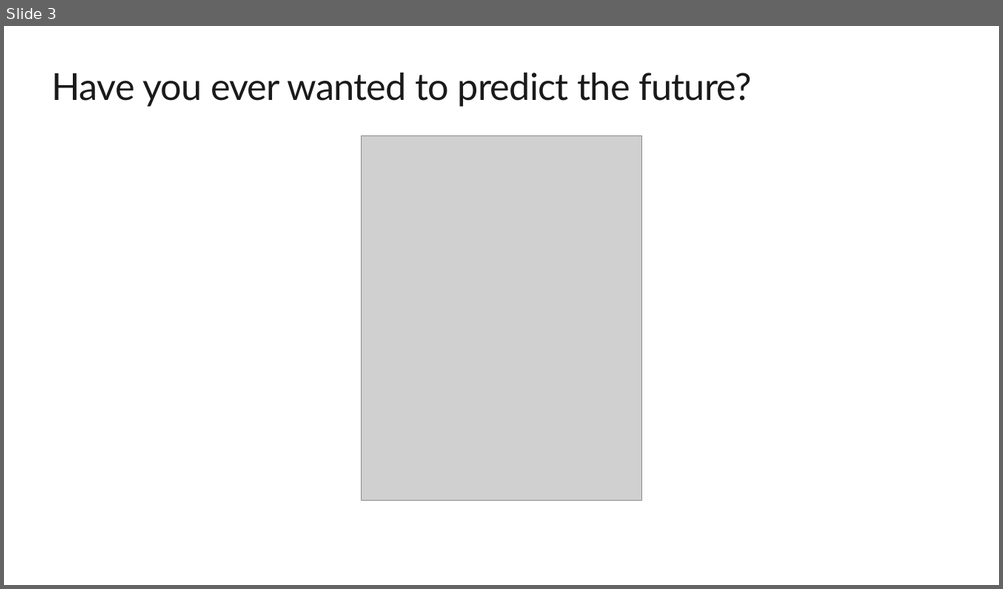
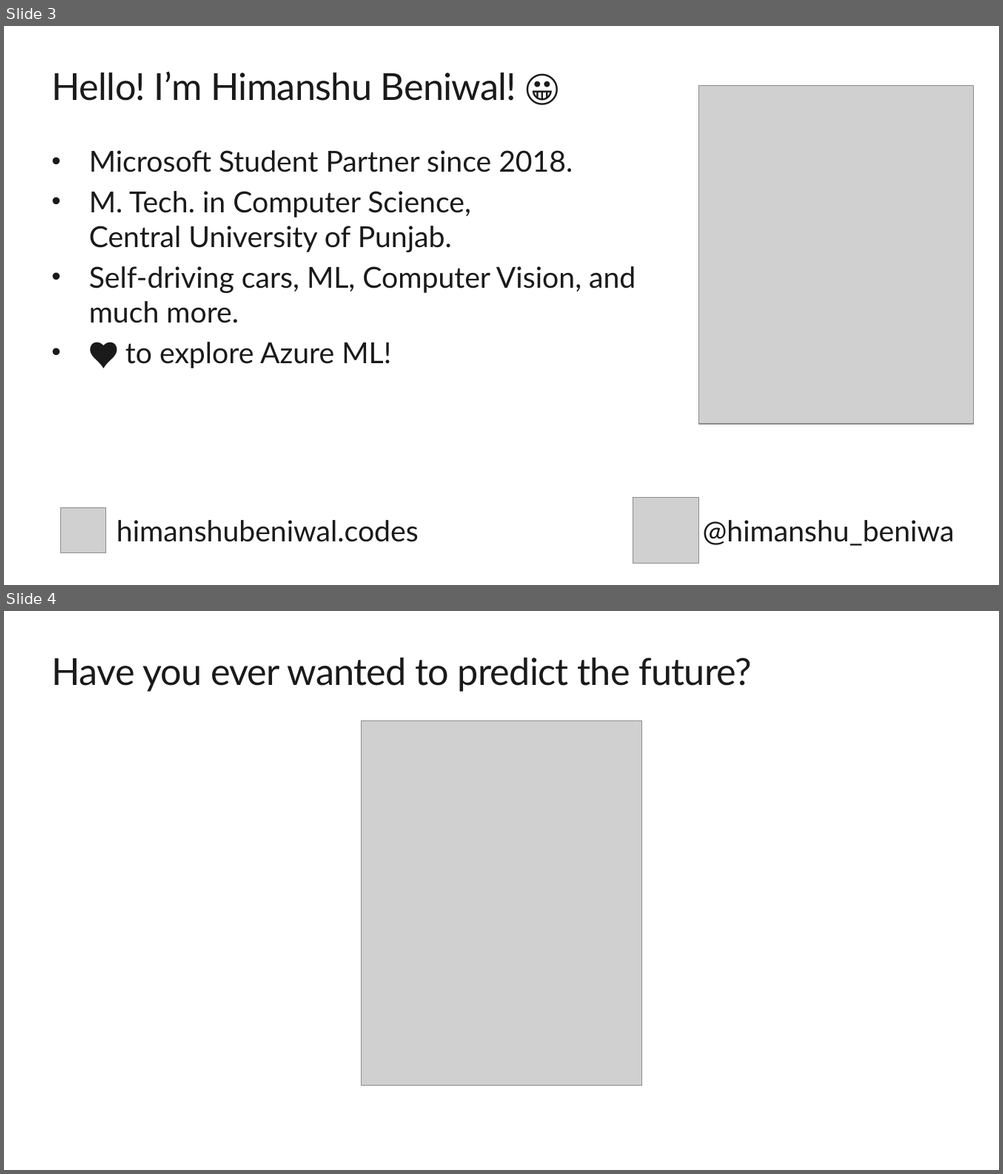
Before and after one commit to himanshubeniwal/Sessions, a slide deck: Final_forDSandML.pptx. Shown one above the other, each under a label of ours: slide 3 before the commit, slides 3 and 4 after it. The pictures are 1003x589 and 1003x1174 pixels, drawn with LibreOffice and Linux fonts; fonts in the diff are those of the drawing; grey boxes stand for pictures; background and template pictures are left out. Boxes give left, top, right and bottom in pixels: in the first picture for what was removed or moved away, otherwise in the second. Text is boxed around its words. In the diff, an @@ line names an element or a change of style, - is before the commit and + after.

```diff
--- a/Final_forDSandML.pptx
+++ b/Final_forDSandML.pptx
@@ slide 3 added at <box>4,26,999,585</box>, background #FFFFFF @@
@@ title added at <box>52,71,517,101</box>, 36 pt, text #1A1A1A @@
+Hello! I’m Himanshu Beniwal! 😀
@@ picture added at <box>699,86,973,424</box> @@
@@ text added at <box>89,150,635,369</box>, 28 pt, text #1A1A1A @@
+• Microsoft Student Partner since 2018.
+• M. Tech. in Computer Science,
+  Central University of Punjab.
+• Self-driving cars, ML, Computer Vision, and much more.
+• 🖤 to explore Azure ML!
@@ picture added at <box>61,508,106,554</box> @@
@@ picture added at <box>633,497,700,564</box> @@
@@ text added at <box>116,520,418,543</box>, 28 pt, text #1A1A1A @@
+himanshubeniwal.codes
@@ text added at <box>703,520,954,546</box>, 28 pt, text #1A1A1A @@
+@himanshu_beniwa
@@ what was slide 3 is now slide 4 @@
```
Also in this commit, not shown: 5 slides changed, 1 other slide added, 3 slides removed, 1 other file.
